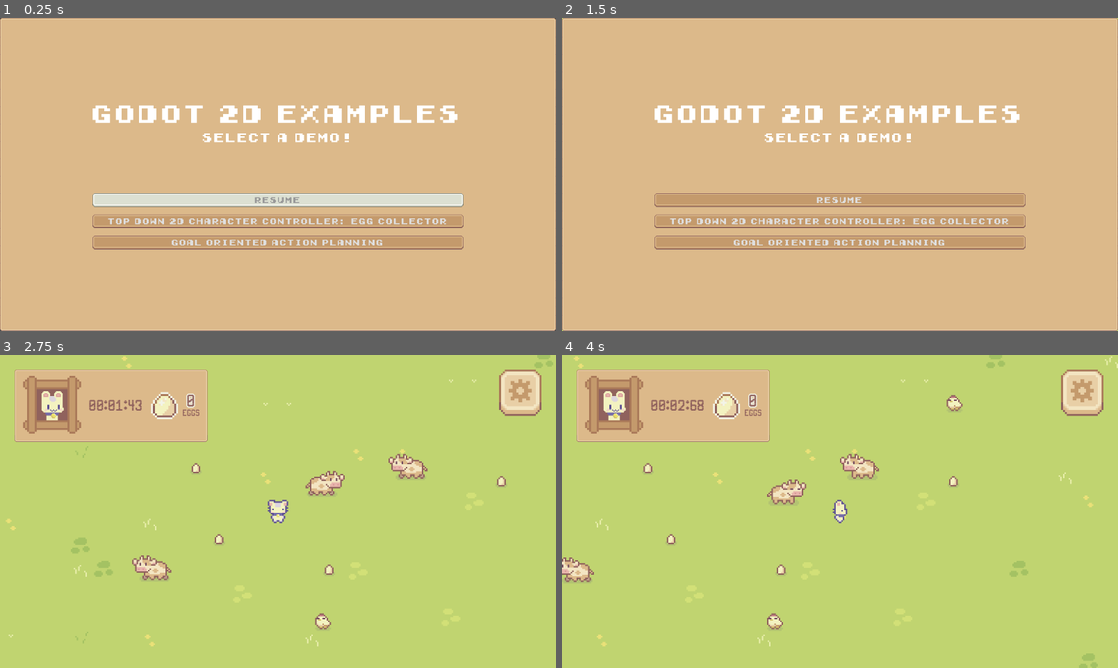
Above: before the commit, frames 1-4 (two rows, left to right).
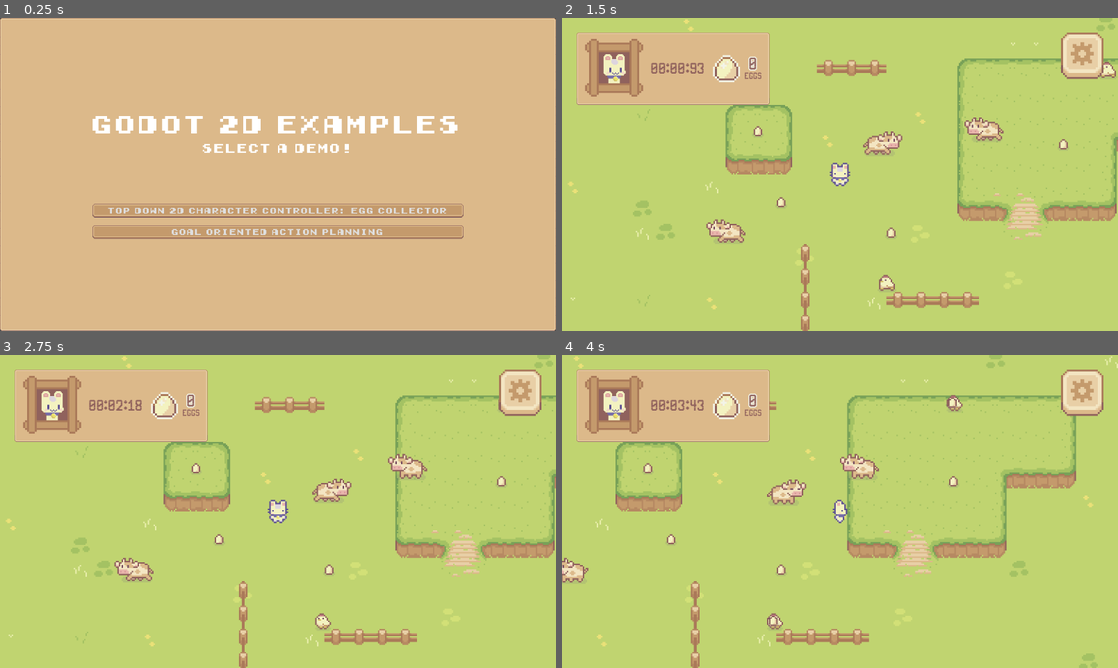
Above: after the commit, the same moments.

Repository: kwhitejr/godot-examples
Game: Godot game, scene res://main_scene.tscn
Two runs of this game, one before a commit and one after it. Both use one fixed random seed, a clock stepped at 60 frames per second and the inputs below. The engine's default icon, where the game draws it, is replaced by a stand-in: a white triangle on a blue panel in a dark square.
Inputs (mouse positions are in pixels of both pictures, inside the frame that each line leads up to):
- Up to frame 1 (0.25 s): no input
- Up to frame 2 (1.5 s): click "Top Down 2D Character Control…" at 0.5 s; click (1084, 55) at 1.25 s
- Up to frame 3 (2.75 s): click (278, 536) at 2 s, where only the run before the commit has a clickable "Resume"
- Up to frame 4 (4 s): move the mouse to (962, 495) at 2.77 s; hold D (move_right) 2.78-3.5 s; click (962, 495) at 2.85 s; drag from (728, 527) to (956, 480) at 3.52 s

The runs differ from the first frame. In frame 1, 14% of the frame differs, in the area x 16-84%, y 27-74%; in frame 2, 94%, in the area x 0-100%, y 0-100%; in frame 3, 6.7%; in frame 4, 6.6%.

Commit message:
Refactor wrapper layer (#7)

Diff:
--- a/godot/main_scene.gd
+++ b/godot/main_scene.gd
@@ -4,46 +4,28 @@
 
 @onready var top_down_game_scene := preload("res://src/examples/top_down_controller/top_down_controller.tscn")
 @onready var goap_game_scene := preload("res://src/examples/goal_oriented_action_planning/goal_oriented_action_planning.tscn")
-@onready var top_down_ui_scene := preload("res://src/ui/egg-counter/egg-counter.tscn")
-@onready var goap_ui_scene := preload("res://src/ui/goap/goap_ui.tscn")
 @onready var game_parent_node := %GameViewport
-@onready var ui_parent_node := %UI
-@onready var main_menu := %MainMenu
+@onready var main_menu := $SubViewportContainer/GameViewport/MainMenu
 
 @onready var demo_map := {
 	Constants.DEMO.TOP_DOWN_CONTROLLER : top_down_game_scene,
 	Constants.DEMO.GOAL_ORIENTED_ACTION_PLANNING : goap_game_scene
 }
 
-@onready var ui_map := {
-	Constants.DEMO.TOP_DOWN_CONTROLLER : top_down_ui_scene,
-	Constants.DEMO.GOAL_ORIENTED_ACTION_PLANNING : goap_ui_scene
-}
-
-var demo_instance
-var ui_instance
-
 func _ready() -> void:
 	Events.main_menu_change_demo.connect(_on_demo_button_pressed)
-	Events.main_menu_open.connect(_on_main_menu_open)
-	Events.main_menu_resume.connect(_on_main_menu_resume)
+
 
 func start_game(selected_demo: Constants.DEMO) -> void:
-	# If demo already exists, remove it
-	if demo_instance != null:
-		print("change demo")
-		game_parent_node.remove_child(demo_instance)
-		ui_parent_node.remove_child(ui_instance)
-		demo_instance = null
-		ui_instance = null
-
+	# Remove Main Menu from game parent
+	main_menu.visible = false
+	game_parent_node.remove_child(main_menu)
+	main_menu.queue_free()
+	main_menu = null
 	instantiate_demo(selected_demo)
 
-	# Hide MainMenu and resume
-	set_is_main_menu_open(false)
-
 func instantiate_demo(demo: Constants.DEMO) -> void:
-	demo_instance = demo_map[demo].instantiate()
+	var demo_instance = demo_map[demo].instantiate()
 	Events.emit_signal("world_is_game_running", true)
 
 	# Add demo to Game scene
@@ -52,20 +34,7 @@
 	# Make demo first child.
 	game_parent_node.move_child(demo_instance, 0)
 
-	# Same for UI
-	ui_instance = ui_map[demo].instantiate()
-	ui_parent_node.add_child(ui_instance)
-	ui_parent_node.move_child(ui_instance, 0)
-
-func set_is_main_menu_open(is_open: bool) -> void:
-	main_menu.visible = is_open
-	Engine.time_scale = 0 if is_open else 1
 
 func _on_demo_button_pressed(demo : Constants.DEMO) -> void:
+	print("MainMenu parent:", main_menu.get_parent())
 	start_game(demo)
-
-func _on_main_menu_open() -> void:
-	set_is_main_menu_open(true)
-
-func _on_main_menu_resume() -> void:
-	set_is_main_menu_open(false)
--- a/godot/main_scene.tscn
+++ b/godot/main_scene.tscn
@@ -1,13 +1,13 @@
-[gd_scene load_steps=4 format=3 uid="uid://d3dmd6d5numc4"]
+[gd_scene load_steps=3 format=3 uid="uid://d3dmd6d5numc4"]
 
 [ext_resource type="Script" path="res://main_scene.gd" id="1_mpusp"]
-[ext_resource type="PackedScene" uid="uid://ctcmtw6g3on0u" path="res://src/ui/touch-controls/touch_controls.tscn" id="3_bpary"]
 [ext_resource type="PackedScene" uid="uid://vb1287rx7v2m" path="res://src/ui/main_menu/main_menu.tscn" id="3_pco0d"]
 
 [node name="MainScene" type="Node2D"]
 script = ExtResource("1_mpusp")
 
 [node name="SubViewportContainer" type="SubViewportContainer" parent="."]
+process_mode = 3
 offset_right = 40.0
 offset_bottom = 40.0
 
@@ -18,18 +18,4 @@
 size = Vector2i(1152, 648)
 render_target_update_mode = 4
 
-[node name="UI" type="CanvasLayer" parent="."]
-unique_name_in_owner = true
-
-[node name="MainMenu" parent="UI" instance=ExtResource("3_pco0d")]
-unique_name_in_owner = true
-
-[node name="Touch" type="Control" parent="UI"]
-visible = false
-layout_mode = 3
-anchors_preset = 0
-offset_right = 40.0
-offset_bottom = 40.0
-
-[node name="TouchControls" parent="UI/Touch" instance=ExtResource("3_bpary")]
-visible = false
+[node name="MainMenu" parent="SubViewportContainer/GameViewport" instance=ExtResource("3_pco0d")]
--- a/godot/project.godot
+++ b/godot/project.godot
@@ -21,6 +21,7 @@
 GoapWorldState="*res://src/examples/goal_oriented_action_planning/world/world_state.gd"
 GoapExample="*res://src/examples/goal_oriented_action_planning/goap/goap_example.gd"
 GoapEvents="*res://src/examples/goal_oriented_action_planning/common/events.gd"
+EggCollectorEvents="*res://src/examples/top_down_controller/common/events.gd"
 
 [display]
 
--- a/godot/src/examples/goal_oriented_action_planning/goal_oriented_action_planning.gd
+++ b/godot/src/examples/goal_oriented_action_planning/goal_oriented_action_planning.gd
@@ -1,13 +1,8 @@
 extends Node2D
 
 
-@onready var GoapScene := $"."
-
 const MAX_HUNGER := 100
 
-func _ready() -> void:
-	GoapEvents.goap_reload.connect(_on_reload_button_pressed)
-	GoapEvents.goap_toggle_pause.connect(_on_toggle_pause_button_pressed)
 
 func _on_hunger_timer_timeout():
 	var hunger : int = GoapWorldState.get_state(GoapConstants.STATE_HUNGER, 0)
@@ -15,11 +10,3 @@
 		hunger += 2
 
 	GoapEvents.emit_signal("goap_set_hunger", hunger)
-
-func _on_reload_button_pressed():
-	GoapWorldState.clear_state()
-	# warning-ignore:return_value_discarded
-	GoapScene.get_tree().reload_current_scene()
-
-func _on_toggle_pause_button_pressed():
-	GoapScene.get_tree().paused = not GoapScene.get_tree().paused
--- a/godot/src/examples/goal_oriented_action_planning/goal_oriented_action_planning.tscn
+++ b/godot/src/examples/goal_oriented_action_planning/goal_oriented_action_planning.tscn
@@ -363,6 +363,11 @@
 [node name="GoalOrientedActionPlanning" type="Node2D"]
 script = ExtResource("1_5hrfp")
 
+[node name="UI" type="CanvasLayer" parent="."]
+process_mode = 3
+
+[node name="GoapUi" parent="UI" instance=ExtResource("12_r2302")]
+
 [node name="Camera2D" type="Camera2D" parent="."]
 
 [node name="Sprite2D" type="Sprite2D" parent="."]
@@ -497,8 +502,4 @@
 [node name="HungerTimer" type="Timer" parent="."]
 autostart = true
 
-[node name="UI" type="CanvasLayer" parent="."]
-
-[node name="GoapUi" parent="UI" instance=ExtResource("12_r2302")]
-
 [connection signal="timeout" from="HungerTimer" to="." method="_on_hunger_timer_timeout"]
--- a/godot/src/examples/goal_oriented_action_planning/ui/goap_ui.gd
+++ b/godot/src/examples/goal_oriented_action_planning/ui/goap_ui.gd
@@ -3,24 +3,28 @@
 @onready var PauseButton := $VBoxContainer/MarginContainer/HBoxContainer/PauseButton
 @onready var ToggleConsoleButton := $VBoxContainer/MarginContainer/HBoxContainer/ToggleConsoleButton
 @onready var HungerProgressBar := $VBoxContainer/MarginContainer/HBoxContainer/HungerProgressBar
+@onready var GoapScene := $"../.."
 
 
 func _ready() -> void:
 	GoapEvents.goap_set_hunger.connect(_on_goap_set_hunger)
+	process_mode = PROCESS_MODE_ALWAYS
+	mouse_filter = MOUSE_FILTER_STOP
+	set_process_input(true)
 
 func _on_goap_set_hunger(hunger_value: int) -> void:
 	HungerProgressBar.value = hunger_value
 
 func _on_reload_button_pressed() -> void:
-	GoapEvents.emit_signal("goap_reload")
+	GoapWorldState.clear_state()
+	# warning-ignore:return_value_discarded
+	get_tree().reload_current_scene()
 
 
 func _on_pause_button_pressed() -> void:
-	print("pause button")
-	var scene = $"../..".get_tree()
-	GoapEvents.emit_signal("goap_toggle_pause")
-	#scene.paused = not scene.paused
-	PauseButton.text = ("Resume" if scene.paused else "Pause")
+	GoapScene.process_mode = PROCESS_MODE_DISABLED if GoapScene.process_mode == PROCESS_MODE_INHERIT else PROCESS_MODE_INHERIT
+	PauseButton.text = ("Resume" if GoapScene.process_mode == PROCESS_MODE_DISABLED else "Pause")
+	print("LevelScene pause toggled to: ", GoapScene.process_mode == PROCESS_MODE_DISABLED)
 
 
 func _on_toggle_console_button_pressed() -> void:
--- a/godot/src/examples/goal_oriented_action_planning/ui/goap_ui.tscn
+++ b/godot/src/examples/goal_oriented_action_planning/ui/goap_ui.tscn
@@ -4,6 +4,7 @@
 [ext_resource type="Theme" uid="uid://cfctgtdqvwl34" path="res://src/ui/base_ui_theme.tres" id="2_nekpw"]
 
 [node name="GoapUi" type="Control"]
+process_mode = 3
 layout_mode = 3
 anchors_preset = 15
 anchor_right = 1.0
@@ -39,6 +40,7 @@
 size_flags_vertical = 4
 
 [node name="ReloadButton" type="Button" parent="VBoxContainer/MarginContainer/HBoxContainer"]
+process_mode = 3
 layout_mode = 2
 text = "Reload"
 
--- /dev/null
+++ b/godot/src/examples/top_down_controller/common/constants.gd
@@ -0,0 +1,11 @@
+extends Node
+
+
+# Called when the node enters the scene tree for the first time.
+func _ready() -> void:
+	pass # Replace with function body.
+
+
+# Called every frame. 'delta' is the elapsed time since the previous frame.
+func _process(delta: float) -> void:
+	pass
--- /dev/null
+++ b/godot/src/examples/top_down_controller/common/events.gd
@@ -0,0 +1,5 @@
+extends Node
+class_name Egg_Collector_Events
+
+signal ec_collect_egg(egg_count: int)
+signal ec_end_game
--- a/godot/src/characters/chicken/chicken.gd
+++ b/godot/src/examples/top_down_controller/npcs/chicken/chicken.gd
@@ -16,7 +16,7 @@
 var direction : Vector2 = Vector2.ZERO
 var chicken_state : CHICKEN_STATE = CHICKEN_STATE.IDLE
 
-var egg_scene = preload("res://src/objects/egg/egg.tscn")
+var egg_scene := preload("res://src/examples/top_down_controller/objects/egg.tscn")
 
 func _ready():
 	handle_chicken()
--- a/godot/src/characters/chicken/chicken.tscn
+++ b/godot/src/examples/top_down_controller/npcs/chicken/chicken.tscn
@@ -1,8 +1,8 @@
 [gd_scene load_steps=12 format=3 uid="uid://cqc5mqarcbbr3"]
 
-[ext_resource type="Script" path="res://src/characters/chicken/chicken.gd" id="1_a5sdg"]
+[ext_resource type="Script" path="res://src/examples/top_down_controller/npcs/chicken/chicken.gd" id="1_a5sdg"]
 [ext_resource type="Texture2D" uid="uid://t5ja4wh3p776" path="res://src/assets/art/Sprout Lands/Characters/Free Chicken Sprites.png" id="1_tpida"]
-[ext_resource type="Script" path="res://src/characters/chicken/animated_sprite_2d.gd" id="3_86xi3"]
+[ext_resource type="Script" path="res://src/examples/top_down_controller/npcs/chicken/animated_sprite_2d.gd" id="3_86xi3"]
 
 [sub_resource type="RectangleShape2D" id="RectangleShape2D_ja6pu"]
 size = Vector2(6, 8)
--- a/godot/src/characters/cow/Cow.tscn
+++ b/godot/src/examples/top_down_controller/npcs/cow/Cow.tscn
@@ -1,7 +1,7 @@
 [gd_scene load_steps=11 format=3 uid="uid://b6bk5yu1m8vsr"]
 
-[ext_resource type="Script" path="res://src/characters/cow/animated_sprite_2d.gd" id="1_ivila"]
-[ext_resource type="Script" path="res://src/characters/cow/cow.gd" id="1_tsorb"]
+[ext_resource type="Script" path="res://src/examples/top_down_controller/npcs/cow/animated_sprite_2d.gd" id="1_ivila"]
+[ext_resource type="Script" path="res://src/examples/top_down_controller/npcs/cow/cow.gd" id="1_tsorb"]
 [ext_resource type="Texture2D" uid="uid://dx2bc0g63vubi" path="res://src/assets/art/Sprout Lands/Characters/Free Cow Sprites.png" id="1_ueq06"]
 
 [sub_resource type="RectangleShape2D" id="RectangleShape2D_23bj5"]
--- a/godot/src/objects/egg/egg.tscn
+++ b/godot/src/examples/top_down_controller/objects/egg.tscn
@@ -1,6 +1,6 @@
 [gd_scene load_steps=4 format=3 uid="uid://bmet8r2y042eh"]
 
-[ext_resource type="Script" path="res://src/objects/egg/egg.gd" id="1_4a7wf"]
+[ext_resource type="Script" path="res://src/examples/top_down_controller/objects/egg.gd" id="1_4a7wf"]
 [ext_resource type="Texture2D" uid="uid://cnjnuajkxo8uy" path="res://src/assets/art/Sprout Lands/Characters/Egg_And_Nest.png" id="2_gkpbk"]
 
 [sub_resource type="CapsuleShape2D" id="CapsuleShape2D_5xlmu"]
--- a/godot/src/characters/player/player.gd
+++ b/godot/src/examples/top_down_controller/player/player.gd
@@ -42,6 +42,6 @@
 
 func collect_egg(egg : Egg) -> void:
 	egg_count += 1
-	Events.emit_signal("egg_collector_collect_egg", egg_count)
+	EggCollectorEvents.emit_signal("ec_collect_egg", egg_count)
 	if (egg_count == 50):
-		Events.emit_signal("egg_collector_end_game")
+		EggCollectorEvents.emit_signal("ec_end_game")
--- a/godot/src/characters/player/player.tscn
+++ b/godot/src/examples/top_down_controller/player/player.tscn
@@ -1,8 +1,8 @@
 [gd_scene load_steps=22 format=3 uid="uid://c44o12ut3y18h"]
 
-[ext_resource type="Script" path="res://src/characters/player/player.gd" id="1_sge1e"]
+[ext_resource type="Script" path="res://src/examples/top_down_controller/player/player.gd" id="1_sge1e"]
 [ext_resource type="Texture2D" uid="uid://dsxgfkcy8is23" path="res://src/assets/art/Sprout Lands/Characters/Basic Charakter Spritesheet.png" id="2_wir15"]
-[ext_resource type="Script" path="res://src/characters/player/animated_sprite_2d.gd" id="3_10d1f"]
+[ext_resource type="Script" path="res://src/examples/top_down_controller/player/animated_sprite_2d.gd" id="3_10d1f"]
 
 [sub_resource type="RectangleShape2D" id="RectangleShape2D_4tf21"]
 size = Vector2(8, 11)
--- a/godot/src/examples/top_down_controller/top_down_controller.tscn
+++ b/godot/src/examples/top_down_controller/top_down_controller.tscn
@@ -1,6 +1,8 @@
-[gd_scene load_steps=25 format=4 uid="uid://dgvq0ay26c0n7"]
-
-[ext_resource type="PackedScene" uid="uid://c44o12ut3y18h" path="res://src/characters/player/player.tscn" id="1_jnlgi"]
+[gd_scene load_steps=27 format=4 uid="uid://dgvq0ay26c0n7"]
+
+[ext_resource type="PackedScene" uid="uid://bvypi4wo2acgj" path="res://src/examples/top_down_controller/ui/egg_counter.tscn" id="1_52rum"]
+[ext_resource type="PackedScene" uid="uid://c44o12ut3y18h" path="res://src/examples/top_down_controller/player/player.tscn" id="1_jnlgi"]
+[ext_resource type="PackedScene" uid="uid://ctcmtw6g3on0u" path="res://src/ui/touch_controls/touch_controls.tscn" id="2_gxmo7"]
 [ext_resource type="Texture2D" uid="uid://cnj3mf130xgd" path="res://src/assets/art/Sprout Lands/Tilesets/Grass.png" id="3_8pvjg"]
 [ext_resource type="Script" path="res://src/examples/top_down_controller/camera_2d.gd" id="3_q0tr2"]
 [ext_resource type="Texture2D" uid="uid://3ltg53uler4e" path="res://src/assets/art/Sprout Lands/Tilesets/Tilled_Dirt.png" id="4_0hntb"]
@@ -10,9 +12,9 @@
 [ext_resource type="Texture2D" uid="uid://cc1amf0cm0vu8" path="res://src/assets/art/Sprout Lands/Tilesets/Wooden_House_Roof_Tilset.png" id="8_mnsdw"]
 [ext_resource type="Texture2D" uid="uid://ceo2a176g3bi6" path="res://src/assets/art/Sprout Lands/Tilesets/Wooden_House_Walls_Tilset.png" id="9_5twqa"]
 [ext_resource type="Texture2D" uid="uid://xch48eiqvvc5" path="res://src/assets/art/Sprout Lands/Tilesets/Hills.png" id="10_c134j"]
-[ext_resource type="PackedScene" uid="uid://b6bk5yu1m8vsr" path="res://src/characters/cow/Cow.tscn" id="11_n6hl6"]
-[ext_resource type="PackedScene" uid="uid://cqc5mqarcbbr3" path="res://src/characters/chicken/chicken.tscn" id="12_beptg"]
-[ext_resource type="PackedScene" uid="uid://bmet8r2y042eh" path="res://src/objects/egg/egg.tscn" id="13_rlf7n"]
+[ext_resource type="PackedScene" uid="uid://b6bk5yu1m8vsr" path="res://src/examples/top_down_controller/npcs/cow/Cow.tscn" id="11_n6hl6"]
+[ext_resource type="PackedScene" uid="uid://cqc5mqarcbbr3" path="res://src/examples/top_down_controller/npcs/chicken/chicken.tscn" id="12_beptg"]
+[ext_resource type="PackedScene" uid="uid://bmet8r2y042eh" path="res://src/examples/top_down_controller/objects/egg.tscn" id="13_rlf7n"]
 
 [sub_resource type="TileSetAtlasSource" id="TileSetAtlasSource_t3ig5"]
 texture = ExtResource("3_8pvjg")
@@ -437,6 +439,20 @@
 [node name="Top-down-controller" type="Node2D"]
 y_sort_enabled = true
 
+[node name="UI" type="CanvasLayer" parent="."]
+
+[node name="EggCounter" parent="UI" instance=ExtResource("1_52rum")]
+
+[node name="Touch" type="Control" parent="UI"]
+visible = false
+layout_mode = 3
+anchors_preset = 0
+offset_right = 40.0
+offset_bottom = 40.0
+
+[node name="TouchControls" parent="UI/Touch" instance=ExtResource("2_gxmo7")]
+visible = false
+
 [node name="Player" parent="." instance=ExtResource("1_jnlgi")]
 speed = 150.0
 
@@ -454,7 +470,6 @@
 metadata/_edit_lock_ = true
 
 [node name="TopGround" type="TileMapLayer" parent="."]
-visible = false
 z_index = -5
 use_parent_material = true
 tile_map_data = PackedByteArray("AAD7//3/AAAAAAAAAAD7//7/AAAAAAEAAAD7////AAAAAAIAAAD8//3/AAABAAAAAAD8//7/AAABAAEAAAD8// …(1072 unchanged characters)…
@@ -462,7 +477,6 @@
 metadata/_edit_lock_ = true
 
 [node name="Fence" type="TileMapLayer" parent="."]
-visible = false
 y_sort_enabled = true
 use_parent_material = true
 tile_map_data = PackedByteArray("AADu//T/AQAAAAEAAADu//X/AQAAAAEAAADu//b/AQAAAAEAAADu//f/AQAAAAEAAADu//j/AQAAAAEAAADu// …(2208 unchanged characters)…
--- a/godot/src/ui/egg-counter/animated_sprite_2d.gd
+++ b/godot/src/examples/top_down_controller/ui/animated_portrait.gd
@@ -1,4 +1,5 @@
 extends AnimatedSprite2D
+
 
 @onready var portrait_timer := $"../../../../../../../PortraitTimer"
 
@@ -15,8 +16,6 @@
 func _process(delta: float) -> void:
 	pass
 
-
-
 func _on_portrait_timer_timeout() -> void:
 	# play random idle animation
 	var idle_animations = Idle_Animations.keys()
--- a/godot/src/ui/egg-counter/egg-counter.tscn
+++ b/godot/src/examples/top_down_controller/ui/egg_counter.tscn
@@ -2,10 +2,10 @@
 
 [ext_resource type="Texture2D" uid="uid://bjdt31awensku" path="res://src/assets/art/Sprout Lands/UI Sprites/Dialouge UI/Emotes/Teemo Basic emote animations sprite sheet.png" id="1_r452r"]
 [ext_resource type="Texture2D" uid="uid://b2ydokqixnyg" path="res://src/assets/art/Sprout Lands/UI Sprites/Sprite sheet for Basic Pack.png" id="2_l8imk"]
-[ext_resource type="Script" path="res://src/ui/egg-counter/animated_sprite_2d.gd" id="3_rgt6w"]
-[ext_resource type="Script" path="res://src/ui/egg-counter/egg_counter_vbox.gd" id="4_2gkrr"]
+[ext_resource type="Script" path="res://src/examples/top_down_controller/ui/animated_portrait.gd" id="3_rgt6w"]
+[ext_resource type="Script" path="res://src/examples/top_down_controller/ui/egg_counter_vbox.gd" id="4_2gkrr"]
 [ext_resource type="Texture2D" uid="uid://dq1lb1qryqyds" path="res://src/assets/art/Sprout Lands/Objects/Egg_item.png" id="4_cqwp5"]
-[ext_resource type="Script" path="res://src/ui/egg-counter/timer.gd" id="4_e585m"]
+[ext_resource type="Script" path="res://src/examples/top_down_controller/ui/timer.gd" id="4_e585m"]
 [ext_resource type="PackedScene" uid="uid://72xspj386vnu" path="res://src/ui/main_menu_button/main_menu_button.tscn" id="7_ynb5d"]
 
 [sub_resource type="AtlasTexture" id="AtlasTexture_4i5rj"]
--- a/godot/src/ui/egg-counter/egg_counter_vbox.gd
+++ b/godot/src/examples/top_down_controller/ui/egg_counter_vbox.gd
@@ -1,14 +1,13 @@
 extends VBoxContainer
 
+
 @onready var counter_label := $Counter
-
-#@export var player : CharacterBody2D
 
 var counter_value: int = 0
 
 # Called when the node enters the scene tree for the first time.
 func _ready() -> void:
-	Events.egg_collector_collect_egg.connect(_on_player_collect_egg)
+	EggCollectorEvents.ec_collect_egg.connect(_on_player_collect_egg)
 
 # Called every frame. 'delta' is the elapsed time since the previous frame.
 func _process(delta: float) -> void:
--- a/godot/src/ui/egg-counter/timer.gd
+++ b/godot/src/examples/top_down_controller/ui/timer.gd
@@ -6,7 +6,7 @@
 
 # Called when the node enters the scene tree for the first time.
 func _ready() -> void:
-	Events.egg_collector_end_game.connect(_on_player_end_game)
+	EggCollectorEvents.ec_end_game.connect(_on_player_end_game)
 
 # Called every frame. 'delta' is the elapsed time since the previous frame.
 func _process(delta: float) -> void:
--- a/godot/src/levels/sproutlands.tscn
+++ /dev/null
@@ -1,3 +0,0 @@
-[gd_scene format=3 uid="uid://br714q0v8qocs"]
-
-[node name="Sproutlands" type="Node2D"]
--- a/godot/src/ui/goap/goap_ui.tscn
+++ /dev/null
@@ -1,27 +0,0 @@
-[gd_scene load_steps=2 format=3 uid="uid://c7te4jwbokdbb"]
-
-[ext_resource type="PackedScene" uid="uid://72xspj386vnu" path="res://src/ui/main_menu_button/main_menu_button.tscn" id="1_61wnu"]
-
-[node name="Goap" type="Control"]
-layout_mode = 3
-anchors_preset = 15
-anchor_right = 1.0
-anchor_bottom = 1.0
-grow_horizontal = 2
-grow_vertical = 2
-
-[node name="MarginContainer" type="MarginContainer" parent="."]
-layout_mode = 1
-anchors_preset = 15
-anchor_right = 1.0
-anchor_bottom = 1.0
-grow_horizontal = 2
-grow_vertical = 2
-theme_override_constants/margin_left = 30
-theme_override_constants/margin_top = 30
-theme_override_constants/margin_right = 30
-theme_override_constants/margin_bottom = 30
-
-[node name="MainMenuButton" parent="MarginContainer" instance=ExtResource("1_61wnu")]
-layout_mode = 2
-size_flags_horizontal = 8
--- a/godot/src/ui/main_menu/main_menu.tscn
+++ b/godot/src/ui/main_menu/main_menu.tscn
@@ -73,6 +73,7 @@
 script = ExtResource("3_jwsl4")
 
 [node name="Resume" type="Button" parent="MarginContainer2/VBoxContainer/DemoSelect"]
+visible = false
 layout_mode = 2
 theme = ExtResource("3_noswa")
 disabled = true
--- a/godot/src/ui/touch-controls/touch_controls.tscn
+++ b/godot/src/ui/touch_controls/touch_controls.tscn
@@ -1,7 +1,7 @@
 [gd_scene load_steps=3 format=3 uid="uid://ctcmtw6g3on0u"]
 
 [ext_resource type="PackedScene" uid="uid://dmr0fcamx7t56" path="res://addons/virtual_joystick/virtual_joystick_scene.tscn" id="1_0mk50"]
-[ext_resource type="Script" path="res://src/ui/touch-controls/touch_controls.gd" id="1_d8k0l"]
+[ext_resource type="Script" path="res://src/ui/touch_controls/touch_controls.gd" id="1_d8k0l"]
 
 [node name="TouchControls" type="CanvasLayer"]
 script = ExtResource("1_d8k0l")
Renamed: godot/src/characters/chicken/animated_sprite_2d.gd -> godot/src/examples/top_down_controller/npcs/chicken/animated_sprite_2d.gd
Renamed: godot/src/characters/cow/animated_sprite_2d.gd -> godot/src/examples/top_down_controller/npcs/cow/animated_sprite_2d.gd
Renamed: godot/src/characters/cow/cow.gd -> godot/src/examples/top_down_controller/npcs/cow/cow.gd
Renamed: godot/src/objects/egg/egg.gd -> godot/src/examples/top_down_controller/objects/egg.gd
Renamed: godot/src/characters/player/animated_sprite_2d.gd -> godot/src/examples/top_down_controller/player/animated_sprite_2d.gd
Renamed: godot/src/ui/touch-controls/touch_controls.gd -> godot/src/ui/touch_controls/touch_controls.gd
